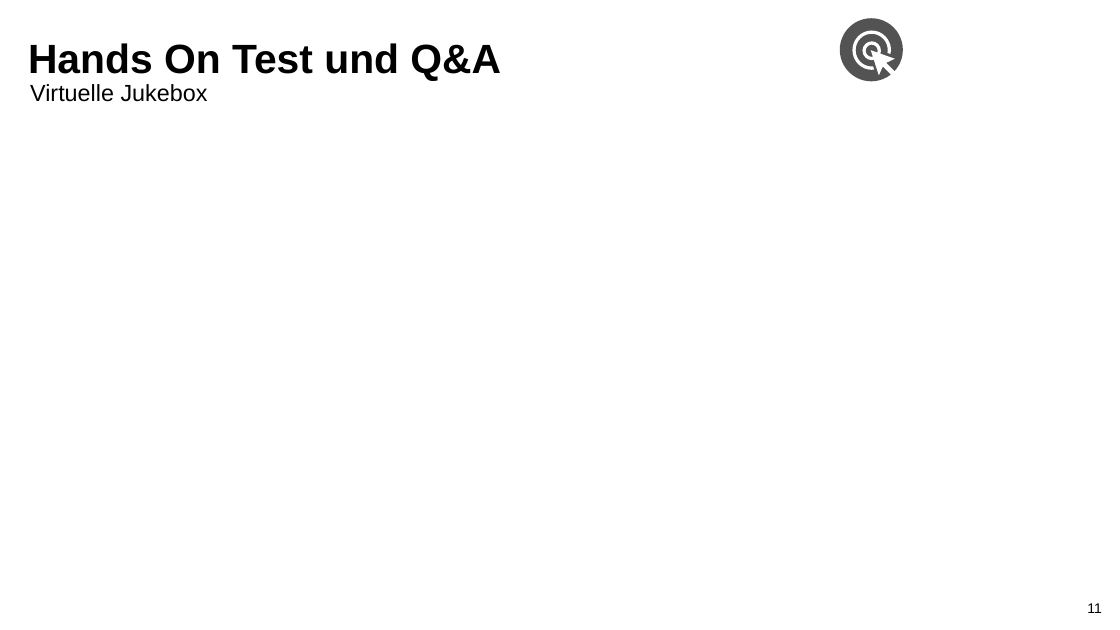
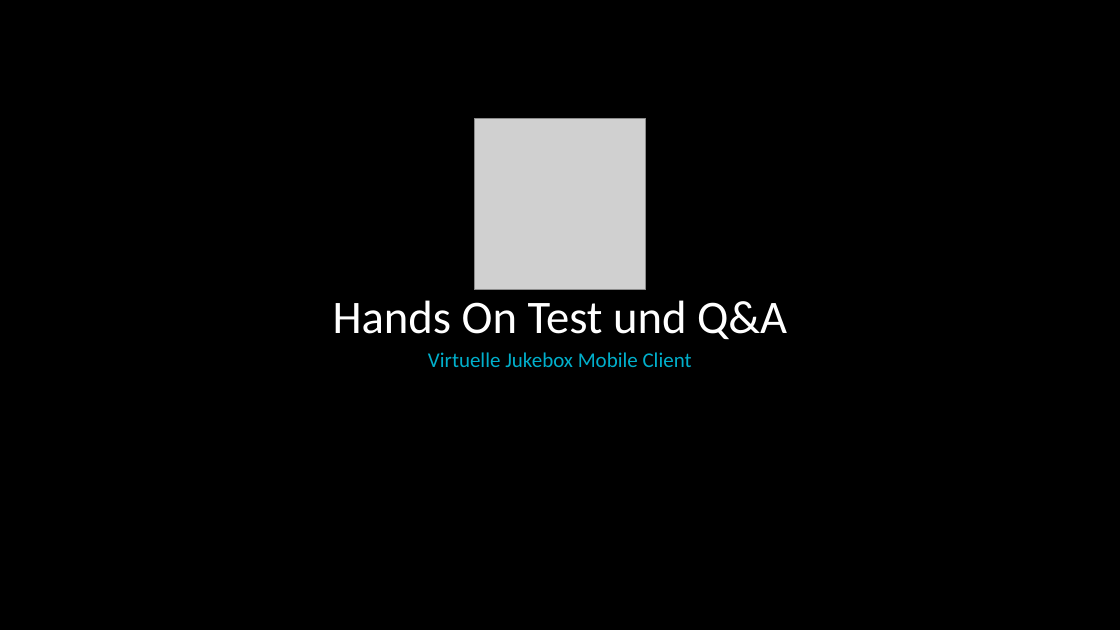
Before and after one commit to pagdot/Jukebox-App, a slide deck: slide 17 of doc/Präsentation.pptx (slide 11 before the commit). Drawn at 1120x630 pixels with LibreOffice and Linux fonts; fonts in the diff are those of the drawing; grey boxes stand for pictures; background and template pictures are left out. Boxes give left, top, right and bottom in pixels: in the first picture for what was removed or moved away, otherwise in the second. Text is boxed around its words. In the diff, an @@ line names an element or a change of style, - is before the commit and + after.

Commit message:
2019-12-18 +Update: Operation Manual +Update: Presentation
+Update: Operation Manual: Made new images of changed ui and also changed operation manual description.
+Update: Presentation: Updated current presentation with new design.

```diff
--- a/doc/Präsentation.pptx
+++ b/doc/Präsentation.pptx
@@ background #FFFFFF to picture (left out) @@
@@ ellipse removed at box(840, 18, 903, 82) @@
@@ freeform shape removed at box(853, 30, 891, 70) @@
@@ freeform shape removed at box(863, 41, 881, 60) @@
@@ freeform shape removed at box(871, 50, 897, 77) @@
@@ text removed at box(30, 84, 208, 102) @@
-Virtuelle Jukebox
@@ picture added at box(475, 118, 646, 290) @@
@@ text "Hands On Test und Q&A": place and size @@
-text "Hands On Test und Q&A" at box(28, 43, 501, 81)
+text "Hands On Test und Q&A" at box(333, 300, 787, 340)
@@ text "Hands On Test und Q&A" at box(333, 300, 787, 340): size 35 to 40 pt, font Arial to Calibri, text colour #000000 to #FFFFFF, bold off; alignment left to centre; line spacing 0.9 to 1 @@
@@ text added at box(428, 352, 692, 367), 18 pt, text #00AFCB @@
+Virtuelle Jukebox Mobile Client
@@ page number removed at box(1087, 603, 1101, 613) @@
-11
```
Also in this commit, not shown: 5 other slides changed, 11 slides added, 5 slides removed, 14 other files.
